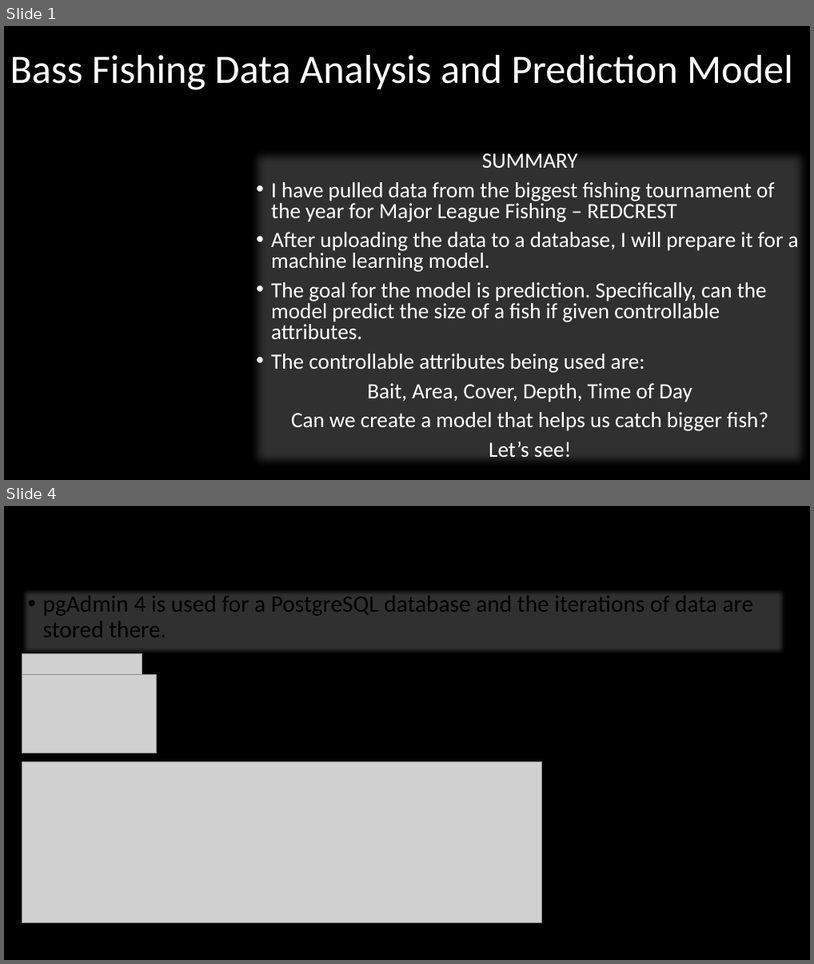
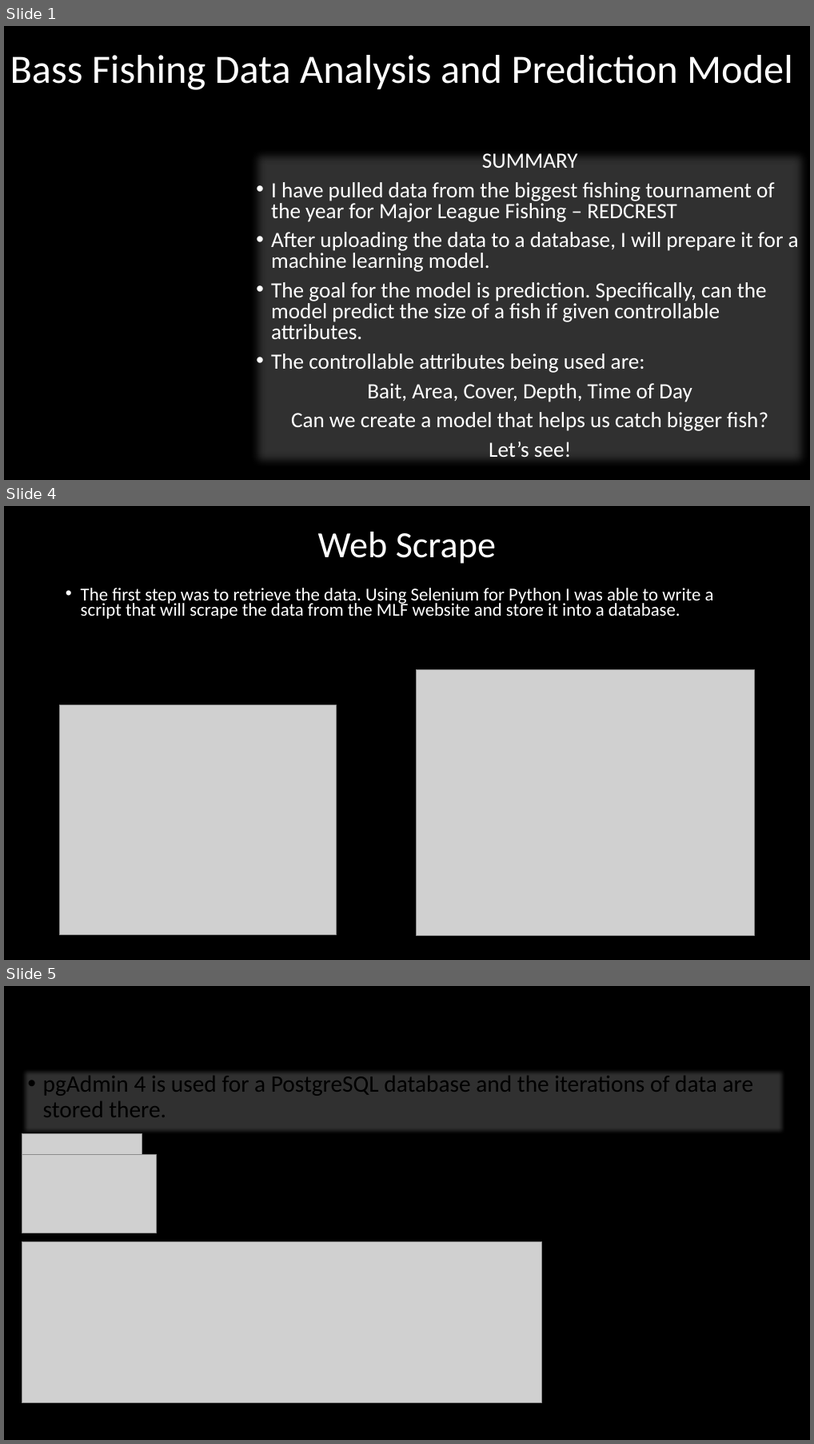
Before and after one commit to marveld21/Final-Project_Bass_Fishing_Analysis, a slide deck: Presentation.pptx. Shown one above the other, each under a label of ours: slides 1 and 4 before the commit, slides 1, 4 and 5 after it; the slides between them are not shown. The pictures are 814x964 and 814x1444 pixels, drawn with LibreOffice and Linux fonts; fonts in the diff are those of the drawing; grey boxes stand for pictures; background and template pictures are left out. Boxes give left, top, right and bottom in pixels: in the first picture for what was removed or moved away, otherwise in the second. Text is boxed around its words. In the diff, an @@ line names an element or a change of style, - is before the commit and + after.

```diff
--- a/Presentation.pptx
+++ b/Presentation.pptx
@@ slide 4 added at (4, 506, 810, 960), background picture (left out) @@
@@ title added at (318, 532, 496, 564), 44 pt, text #FFFFFF @@
+Web Scrape
@@ text added at (81, 588, 714, 619), 21.7 pt, text #FFFFFF @@
+• The first step was to retrieve the data. Using Selenium for Python I was able to write a script that will scrape the data from the MLF website and store it into a database.
@@ picture added at (417, 670, 754, 935) @@
@@ picture added at (60, 705, 337, 935) @@
@@ what was slide 4 is now slide 5 @@
```
Also in this commit, not shown: 7 slides changed.
